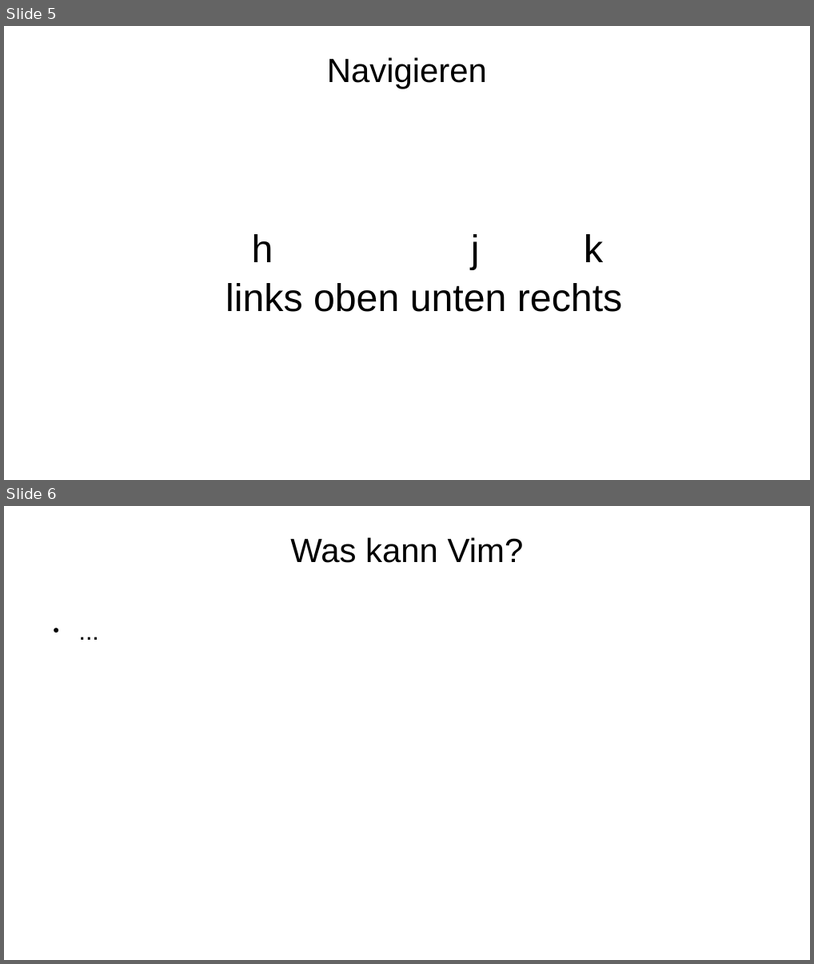
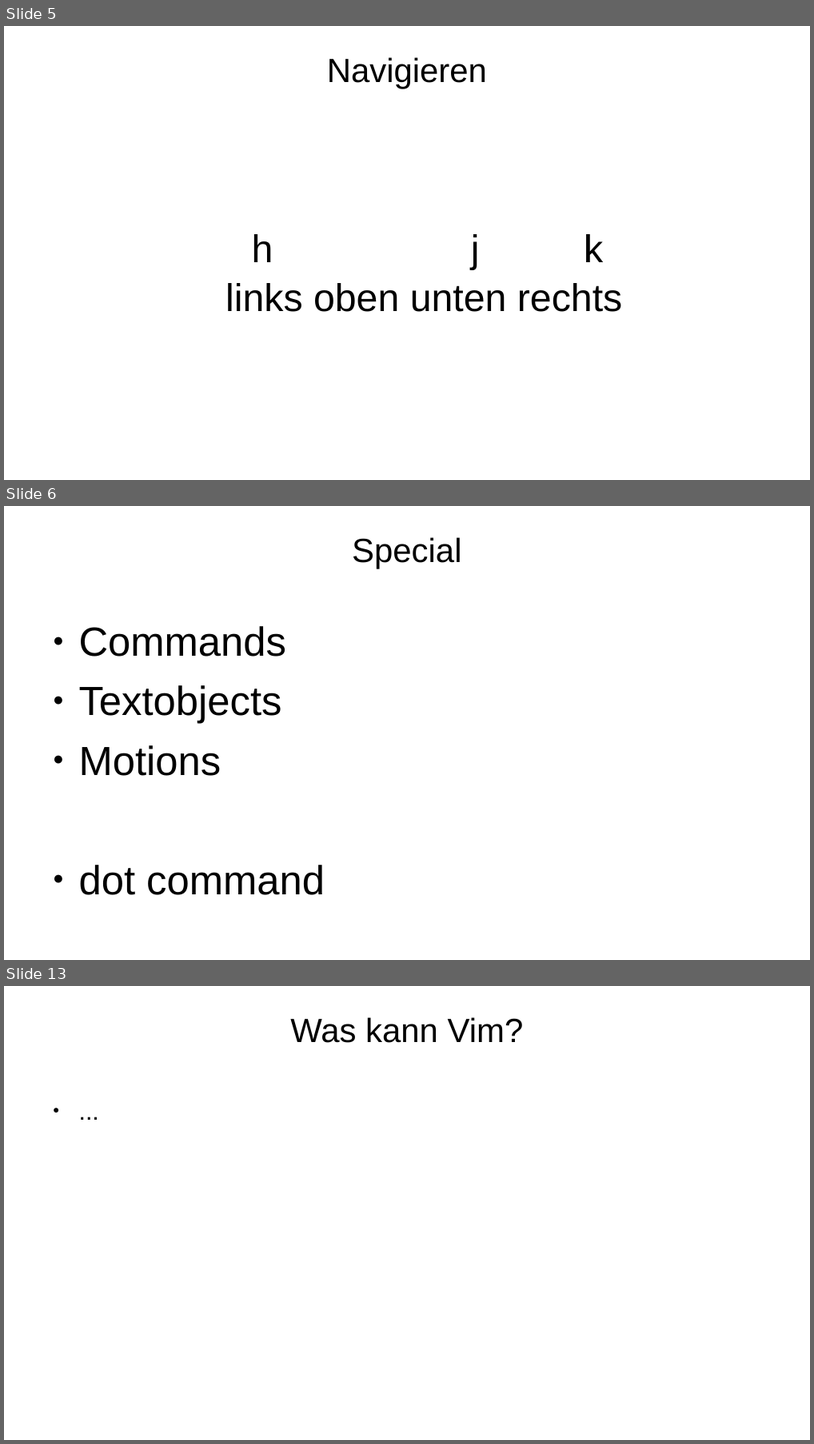
Before and after one commit to mbrinkme/nerditup, a slide deck: vim.odp. Shown one above the other, each under a label of ours: slides 5 and 6 before the commit, slides 5, 6 and 13 after it; the slides between them are not shown. The pictures are 814x964 and 814x1444 pixels, drawn with LibreOffice and Linux fonts; fonts in the diff are those of the drawing; background and template pictures are left out. Boxes give left, top, right and bottom in pixels: in the first picture for what was removed or moved away, otherwise in the second. Text is boxed around its words. In the diff, an @@ line names an element or a change of style, - is before the commit and + after.

```diff
--- a/vim.odp
+++ b/vim.odp
@@ slide 6 added at bbox=[4, 506, 810, 960], background picture (left out) @@
@@ title added at bbox=[352, 537, 462, 569], 33 pt, text #000000 @@
+Special
@@ text added at bbox=[79, 626, 325, 895], 40 pt, text #000000 @@
+● Commands
+● Textobjects
+● Motions
+● dot command
@@ what was slide 6 is now slide 13 @@
```
Also in this commit, not shown: 7 other slides added.
